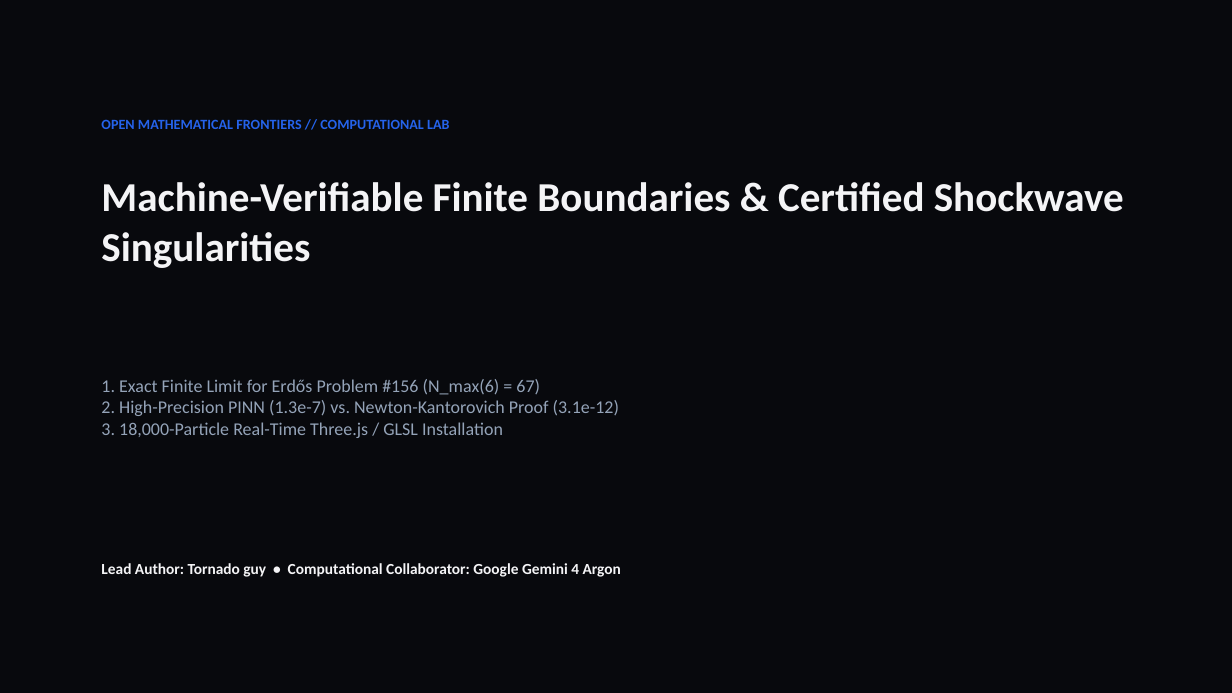
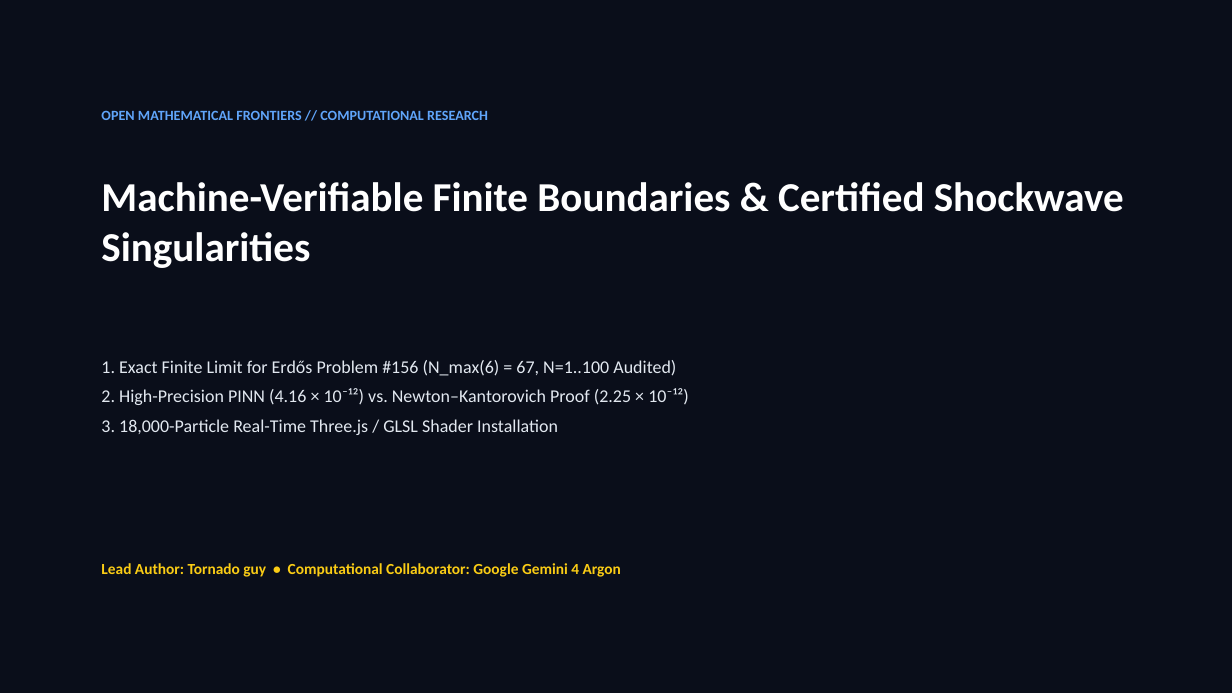
Before and after one commit to Tornadoguy69/singularity-sidon-engine, a slide deck: slide 1 of singularity_erdos_presentation.pptx. Drawn at 1232x693 pixels with LibreOffice and Linux fonts; fonts in the diff are those of the drawing. Boxes give left, top, right and bottom in pixels: in the first picture for what was removed or moved away, otherwise in the second. Text is boxed around its words. In the diff, an @@ line names an element or a change of style, - is before the commit and + after.

Commit message:
Fix diagram typography and text contrast: resolve label overlap, fix spectral wall threshold, eliminate dark-on-dark PPTX text

```diff
--- a/singularity_erdos_presentation.pptx
+++ b/singularity_erdos_presentation.pptx
@@ background #08090D to #0A0E1A @@
@@ text at (101,110,488,120): text changed; text colour #2563EB to #60A5FA @@
-OPEN MATHEMATICAL FRONTIERS // COMPUTATIONAL LAB
+OPEN MATHEMATICAL FRONTIERS // COMPUTATIONAL RESEARCH
@@ text at (101,360,689,435): text changed; text colour #94A3B8 to #E2E8F0 @@
-1. Exact Finite Limit for Erdős Problem #156 (N_max(6) = 67)
-2. High-Precision PINN (1.3e-7) vs. Newton-Kantorovich Proof (3.1e-12)
-3. 18,000-Particle Real-Time Three.js / GLSL Installation
+1. Exact Finite Limit for Erdős Problem #156 (N_max(6) = 67, N=1..100 Audited)
+2. High-Precision PINN (4.16 × 10⁻¹²) vs. Newton–Kantorovich Proof (2.25 × 10⁻¹²)
+3. 18,000-Particle Real-Time Three.js / GLSL Shader Installation
@@ text "Lead Author: Tornado guy • ..." at (101,563,621,577): text colour #F4F4F6 to #FACC15 @@
```
Also in this commit, not shown: 4 other slides changed, 6 other files.
